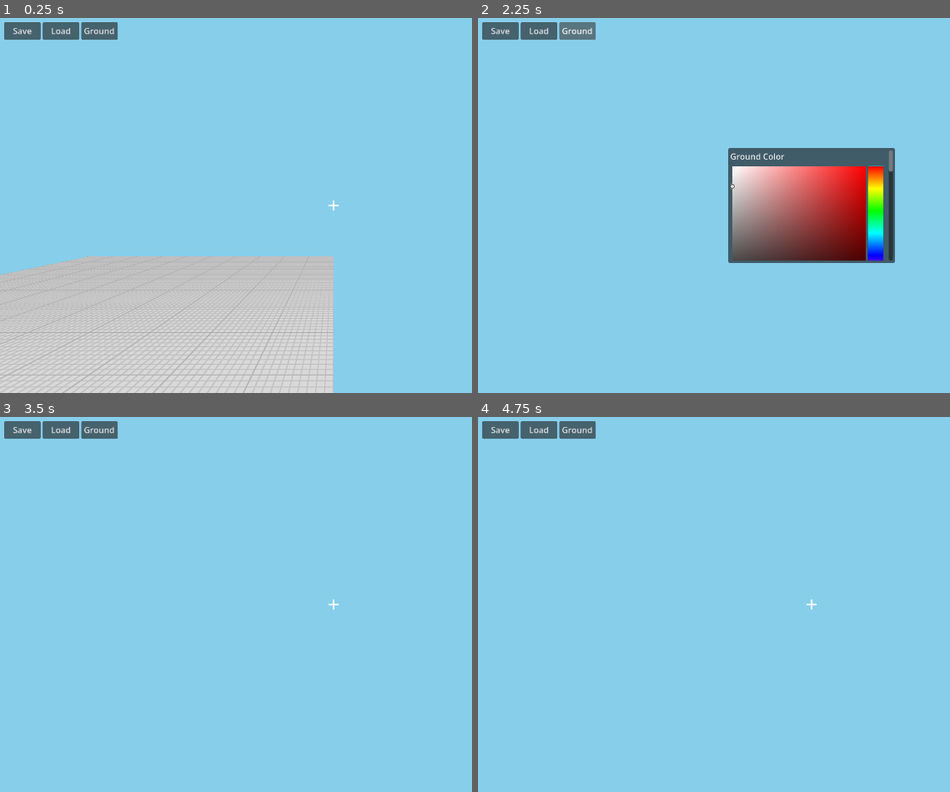
Above: before the commit, frames 1-4 (two rows, left to right).
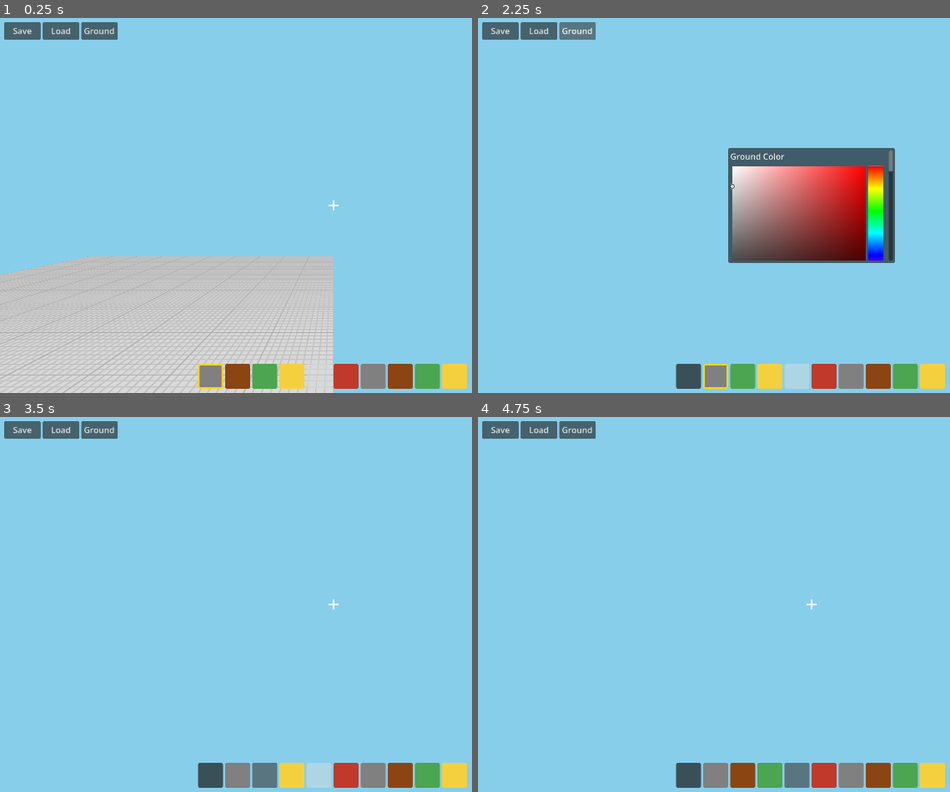
Above: after the commit, the same moments.

Repository: shbshc/building-game
Game: Godot game, scene res://scenes/main.tscn
The game is run twice, just before and just after one commit, with the same random seed, the same clock (stepped at 60 frames per second) and the same inputs.
Inputs (mouse positions are in pixels of both pictures, inside the frame that each line leads up to):
- Up to frame 1 (0.25 s): no input
- Up to frame 2 (2.25 s): click (690, 378) at 0.52 s; click (714, 378) at 1.27 s; click "Ground" at 2 s
- Up to frame 3 (3.5 s): click (264, 777) at 2.77 s
- Up to frame 4 (4.75 s): click (770, 777) at 3.52 s; click (798, 777) at 4.27 s

The runs differ from the first frame. In frame 1, 3.2% of the frame differs, in the area x 41-99%, y 92-99%; in frame 2, 3.6%; in frame 3, 3.6%; in frame 4, 3.6%.
Error before the commit: Parse Error: The function signature doesn't match the parent. Parent signature is "_get_drag_data(Vector2) -> Variant". (res://scripts/inventory.gd:116)

Commit message:
fix: remove drag forwarding with wrong signatures, keep click-to-move

Diff:
--- a/scripts/inventory.gd
+++ b/scripts/inventory.gd
@@ -24,7 +24,6 @@
 		btn.gui_input.connect(_on_slot_input.bind(i))
 		btn.mouse_entered.connect(_on_slot_hover.bind(i))
 		btn.mouse_exited.connect(_on_slot_unhover)
-		btn.set_drag_forwarding(_get_drag_data.bind(i), _can_drop_data.bind(i), _drop_data.bind(i))
 		hbox.add_child(btn)
 		slot_buttons.append(btn)
 	tooltip_label = Label.new()
@@ -112,30 +111,3 @@
 	if tooltip_label.visible:
 		tooltip_label.position = get_global_mouse_position() + Vector2(16, -16)
 	_refresh()
-
-func _get_drag_data(index: int, _at_position: Vector2):
-	var slot = inv_mgr.hotbar[index]
-	if slot.is_empty():
-		return null
-	inv_mgr.pickup_from(slot)
-	var preview := Button.new()
-	preview.text = ""
-	var s := StyleBoxFlat.new()
-	s.bg_color = item_types_node.get_type(slot.item_id).color
-	s.corner_radius_top_left = 4
-	s.corner_radius_top_right = 4
-	s.corner_radius_bottom_left = 4
-	s.corner_radius_bottom_right = 4
-	preview.add_theme_stylebox_override("normal", s)
-	preview.size = Vector2(48, 48)
-	set_drag_preview(preview)
-	return {"source": "hotbar", "index": index}
-
-func _can_drop_data(index: int, data, _at_position: Vector2) -> bool:
-	if data == null or inv_mgr.held_item == null:
-		return false
-	return true
-
-func _drop_data(index: int, data, _at_position: Vector2):
-	var slot = inv_mgr.hotbar[index]
-	inv_mgr.place_into(slot, item_types_node)
